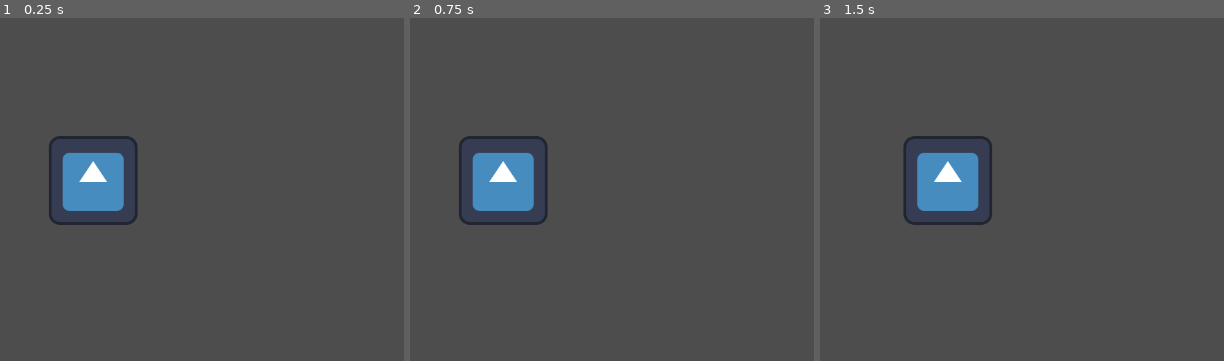
Above: before the commit, frames 1-3 (left to right).
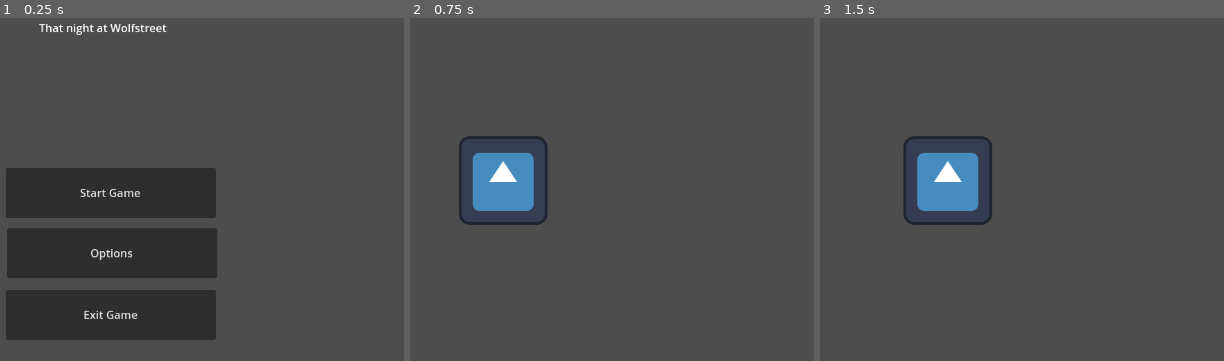
Above: after the commit, the same moments.

Repository: morbidskyy/ThatNightAtWolfstreet
Game: Godot game, scene res://scenes/menu.tscn
The game is run twice, just before and just after one commit, with the same random seed, the same clock (stepped at 60 frames per second) and the same inputs. Before the commit the project starts from res://scenes/main.tscn. The engine's default icon, where the game draws it, is replaced by a stand-in: a white triangle on a blue panel in a dark square.
Inputs (mouse positions are in pixels of both pictures, inside the frame that each line leads up to):
- Up to frame 1 (0.25 s): no input
- Up to frame 2 (0.75 s): click (519, 192) at 0.5 s, where only the run after the commit has a clickable "Start Game"
- Up to frame 3 (1.5 s): tap Enter at 1.25 s; hold Right (ui_right) from 1.28 s (still down)

The runs differ from the first frame. In frame 1, 24% of the frame differs, in the area x 1-54%, y 1-94%; in frame 2, nothing differs; in frame 3, nothing differs.

Commit message:
jestem debilem pomyliłam menu i main

Diff:
--- a/project.godot
+++ b/project.godot
@@ -11,7 +11,7 @@
 [application]
 
 config/name="that_night_at_wolfstreet"
-run/main_scene="uid://cecyf0l62q07t"
+run/main_scene="uid://bb2xht0jh0hh2"
 config/features=PackedStringArray("4.5", "Forward Plus")
 config/icon="res://icon.svg"
 
--- a/scripts/menu_script.gd
+++ b/scripts/menu_script.gd
@@ -2,7 +2,7 @@
 
 
 func _on_start_button_pressed() -> void:
-	get_tree().change_scene_to_file("res://scenes/menu.tscn")
+	get_tree().change_scene_to_file("res://scenes/main.tscn")
 
 
 func _on_options_button_pressed() -> void:
